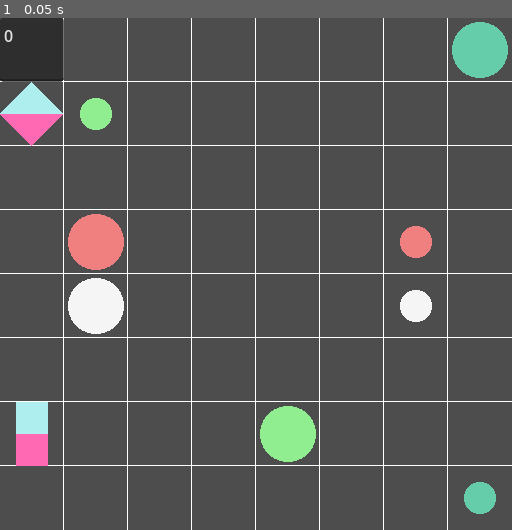
Above: before the commit, frame 1.
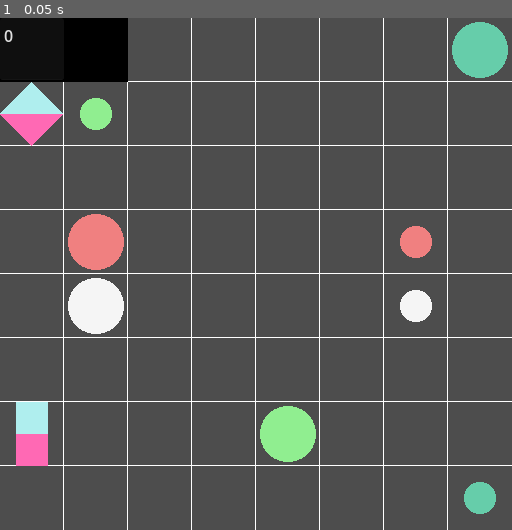
Above: after the commit, the same moment.

Repository: erraticandunplanned/Flow_Ltd
Game: Godot game, scene res://scenes/game_start.tscn
Same seed, same stepped clock (60 frames per second), same inputs: the game is played once before the commit and once after it. Before the commit the project starts from res://scenes/test_grid.tscn.
Inputs:
- Up to frame 1 (0.05 s): no input

The runs differ from the first frame. In frame 1, 3.1% of the frame differs, in the area x 0-25%, y 0-13%.

Commit message:
generalizing for multiple levels

Diff:
--- a/project.godot
+++ b/project.godot
@@ -11,10 +11,14 @@
 [application]
 
 config/name="Flow Ltd"
-run/main_scene="res://scenes/test_grid.tscn"
+run/main_scene="res://scenes/game_start.tscn"
 config/features=PackedStringArray("4.2", "Mobile")
 boot_splash/show_image=false
 config/icon="res://icon.svg"
+
+[autoload]
+
+Global="*res://scripts/Global.gd"
 
 [display]
 
--- a/scenes/test_grid.tscn
+++ b/scenes/base_level.tscn
@@ -1,17 +1,19 @@
 [gd_scene load_steps=3 format=3 uid="uid://puavol4fknwn"]
 
-[ext_resource type="Script" path="res://scripts/test_grid.gd" id="1_auty4"]
-[ext_resource type="Script" path="res://scripts/draw_canvas.gd" id="2_gf1tg"]
+[ext_resource type="Script" path="res://scripts/base_level.gd" id="1_wvhy0"]
+[ext_resource type="Script" path="res://scripts/draw_canvas.gd" id="2_el6v5"]
 
-[node name="TestGrid" type="Node2D"]
-script = ExtResource("1_auty4")
+[node name="BaseLevel" type="Node2D"]
+script = ExtResource("1_wvhy0")
+
+[node name="background" type="MeshInstance2D" parent="."]
 
 [node name="grid_container" type="Node2D" parent="."]
 
 [node name="obstacle_container" type="Node2D" parent="."]
 
 [node name="draw_canvas" type="Node2D" parent="."]
-script = ExtResource("2_gf1tg")
+script = ExtResource("2_el6v5")
 
 [node name="flow_container" type="Node2D" parent="."]
 
--- /dev/null
+++ b/scenes/game_start.tscn
@@ -0,0 +1,6 @@
+[gd_scene load_steps=2 format=3 uid="uid://ehtxuh4m21cs"]
+
+[ext_resource type="Script" path="res://scripts/game_start.gd" id="1_xyvi8"]
+
+[node name="GameStart" type="Node2D"]
+script = ExtResource("1_xyvi8")
--- a/scripts/DIS_obstacle.gd
+++ b/scripts/DIS_obstacle.gd
@@ -58,7 +58,7 @@
 	var is_valid = true
 
 	## CANNOT GO OUTSIDE THE GRID
-	if check_pos.x > 512 or check_pos.x < 0 or check_pos.y > 512 or check_pos.y < 0: is_valid = false
+	if check_pos.x > Global.MAPSIZE or check_pos.x < 0 or check_pos.y > Global.MAPSIZE or check_pos.y < 0: is_valid = false
 
 	## CANNOT MOVE INTO FLOW LINES
 	var flow_lines = get_parent().get_parent().flow_dict
--- a/scripts/DIV_obstacle.gd
+++ b/scripts/DIV_obstacle.gd
@@ -52,7 +52,7 @@
 	var is_valid = true
 
 	## CANNOT GO OUTSIDE THE GRID
-	if check_pos.x > 512 or check_pos.x < 0 or check_pos.y > 512 or check_pos.y < 0: is_valid = false
+	if check_pos.x > Global.MAPSIZE or check_pos.x < 0 or check_pos.y > Global.MAPSIZE or check_pos.y < 0: is_valid = false
 
 	## CANNOT MOVE INTO FLOW LINES
 	var flow_lines = get_parent().get_parent().flow_dict
--- /dev/null
+++ b/scripts/Global.gd
@@ -0,0 +1,46 @@
+extends Node
+
+const MAPSIZE = 512
+
+var current_level = 0
+var completion = {
+	0: true,
+	1: false,
+	2: false
+}
+
+enum {
+	flow_dictionary,
+	goal_dictionary,
+	obstacle_dictionary
+}
+
+enum {
+	ob_grid,
+	ob_DIS,
+	ob_DIV,
+	ob_DEV
+}
+
+var levels = {
+	0: {
+		flow_dictionary: {
+			Color.WHITE_SMOKE: [Vector2(96,288)],
+			Color.LIGHT_CORAL: [Vector2(96,224)],
+			Color.MEDIUM_AQUAMARINE: [Vector2(480,32)],
+			Color.LIGHT_GREEN: [Vector2(288,416)]
+		},
+		goal_dictionary: {
+			Color.WHITE_SMOKE: Vector2(416,288),
+			Color.LIGHT_CORAL: Vector2(416,224),
+			Color.MEDIUM_AQUAMARINE: Vector2(480,480),
+			Color.LIGHT_GREEN: Vector2(96,96)
+		},
+		obstacle_dictionary: {
+			ob_grid: [Vector2(32,32),Vector2(96,32)],
+			ob_DIS: [Vector2(32,416)],
+			ob_DIV: [Vector2(32,96)],
+			ob_DEV: []
+		}
+	}
+}
--- a/scripts/test_grid.gd
+++ b/scripts/base_level.gd
@@ -1,6 +1,5 @@
 extends Node2D
 
-@onready var gridtile = preload("res://scenes/gridtile.tscn")
 @onready var gridcontainer = $grid_container
 @onready var flowcontainer = $flow_container
 @onready var obstaclecontainer = $obstacle_container
@@ -9,11 +8,10 @@
 @onready var cursor_snap = $cursor_snap
 @onready var cursor_clock = $cursor_clock
 
+@onready var gridtile = preload("res://scenes/gridtile.tscn")
 @onready var DIS = preload("res://scenes/DIS_obstacle.tscn")
 @onready var DIV = preload("res://scenes/DIV_obstacle.tscn")
 @onready var DEV = preload("res://scenes/DEV_obstacle.tscn")
-
-const MAPSIZE = Vector2(512,512)
 
 var time = 0
 var current_flow_node : Node
@@ -22,44 +20,28 @@
 
 signal clock_update(time)
 
-var flow_dict = {
-	Color.WHITE_SMOKE: [Vector2(96,288)],
-	Color.LIGHT_CORAL: [Vector2(96,224)],
-	Color.MEDIUM_AQUAMARINE: [Vector2(480,32)],
-	Color.LIGHT_GREEN: [Vector2(288,416)]
-}
-var goal_dict = {
-	Color.WHITE_SMOKE: Vector2(416,288),
-	Color.LIGHT_CORAL: Vector2(416,224),
-	Color.MEDIUM_AQUAMARINE: Vector2(480,480),
-	Color.LIGHT_GREEN: Vector2(96,96)
-}
-var obstacle_dict = {
-	0: [Vector2(32,416)],
-	1: [Vector2(32,96)],
-	2: []
-}
+var flow_dict = Global.levels.get(0).get(Global.flow_dictionary)
+var goal_dict = Global.levels.get(0).get(Global.goal_dictionary)
+var obstacle_dict = Global.levels.get(0).get(Global.obstacle_dictionary)
 
 func _ready():
-	## PLACE MAP TILES
-	for i in range(0,8):
-		for j in range(0,8):
-			var newtile = gridtile.instantiate()
-			newtile.name = str(i) + "," + str(j)
-			newtile.global_position = Vector2(i * 64 + 32, j * 64 + 32)
-
 	## PLACE OBSTACLES
 	for i in obstacle_dict.get(0):
+		var new_grid = gridtile.instantiate()
+		obstaclecontainer.add_child(new_grid)
+		new_grid.global_position = i
+		new_grid.name = str(new_grid.global_position)
+	for i in obstacle_dict.get(1):
 		var new_DIS = DIS.instantiate()
 		obstaclecontainer.add_child(new_DIS)
 		new_DIS.global_position = i
 		new_DIS.name = "DIS"
-	for i in obstacle_dict.get(1):
+	for i in obstacle_dict.get(2):
 		var new_DIV = DIV.instantiate()
 		obstaclecontainer.add_child(new_DIV)
 		new_DIV.name = "DIV"
 		new_DIV.global_position = i
-	for i in obstacle_dict.get(2):
+	for i in obstacle_dict.get(3):
 		var new_DEV = DEV.instantiate()
 		obstaclecontainer.add_child(new_DEV)
 		new_DEV.name = "DEV"
@@ -97,7 +79,7 @@
 
 	## SET "CURSOR_SNAP" TO THE NEAREST GRID LOCATION OF MOUSE
 	var mousepos = get_global_mouse_position()
-	cursor_snap.global_position = Vector2(clamp(floor(mousepos.x / 64) * 64 + 32, 32, MAPSIZE.x - 32), clamp(floor(mousepos.y / 64) * 64 + 32, 32, MAPSIZE.y - 32))
+	cursor_snap.global_position = Vector2(clamp(floor(mousepos.x / 64) * 64 + 32, 32, Global.MAPSIZE - 32), clamp(floor(mousepos.y / 64) * 64 + 32, 32, Global.MAPSIZE - 32))
 
 	## MOST OF THIS FUNCTION ONLY CALLS IF THE MOUSE IS HOLDING A FLOW CIRCLE
 	if current_flow_node != null:
@@ -156,12 +138,12 @@
 
 	queue_redraw()
 	if success == true:
-		print("Win!")
+		get_parent().advance_level()
 
 ## DRAW GRID LINES
 func _draw():
 	var step = 0
 	for i in range(0,8):
-		draw_line(Vector2(0,step),Vector2(512,step),Color.WHITE,-1,false)
-		draw_line(Vector2(step,0),Vector2(step,512),Color.WHITE,-1,false)
+		draw_line(Vector2(0,step),Vector2(Global.MAPSIZE,step),Color.WHITE,-1,false)
+		draw_line(Vector2(step,0),Vector2(step,Global.MAPSIZE),Color.WHITE,-1,false)
 		step += 64
--- /dev/null
+++ b/scripts/game_start.gd
@@ -0,0 +1,10 @@
+extends Node2D
+
+@onready var basic_scene = preload("res://scenes/base_level.tscn")
+
+func _ready():
+	var start = basic_scene.instantiate()
+	add_child(start)
+
+func advance_level():
+	print("Win!")
--- a/scripts/gridtile.gd
+++ b/scripts/gridtile.gd
@@ -23,10 +23,10 @@
 	)
 	meshdata[ArrayMesh.ARRAY_COLOR] = PackedColorArray(
 		[
-			Color.SLATE_GRAY,
-			Color.SLATE_GRAY,
-			Color.SLATE_GRAY,
-			Color.SLATE_GRAY
+			Color.BLACK,
+			Color.BLACK,
+			Color.BLACK,
+			Color.BLACK
 		]
 	)
 
Not shown: 2 places in scenes/gridtile.tscn that only renumber resources
